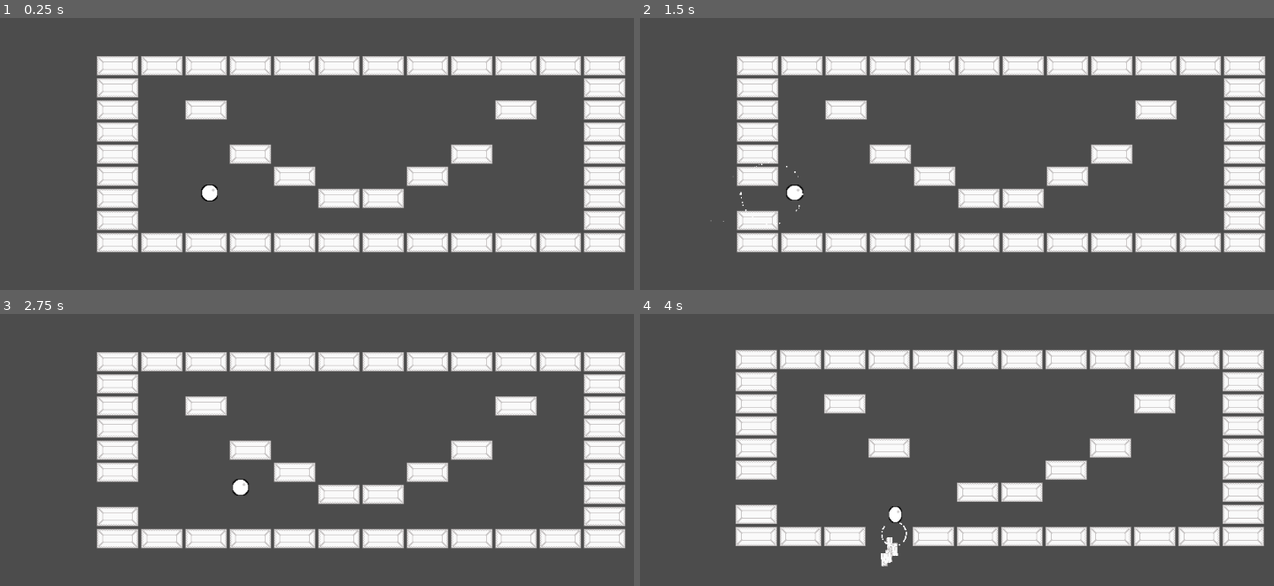
Above: before the commit, frames 1-4 (two rows, left to right).
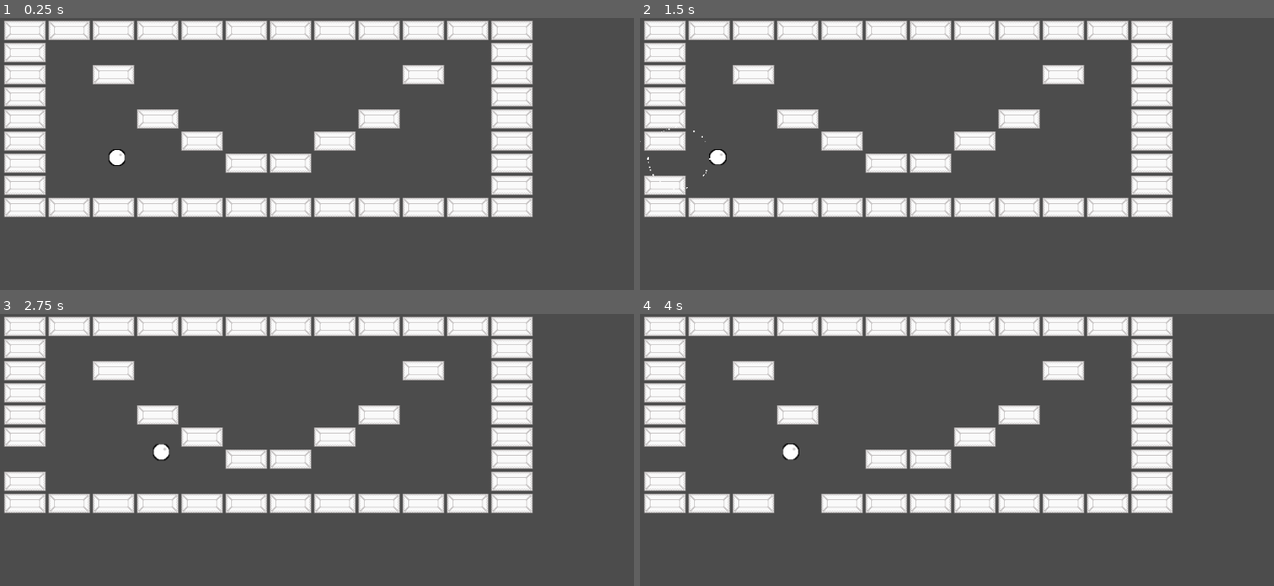
Above: after the commit, the same moments.

Repository: Anatolij-Grigorjev/Breakout4Godot
Game: Godot game, scene res://BreakoutGame.tscn
Same seed, same stepped clock (60 frames per second), same inputs: the game is played once before the commit and once after it.
Inputs (mouse positions are in pixels of both pictures, inside the frame that each line leads up to):
- Up to frame 1 (0.25 s): no input
- Up to frame 2 (1.5 s): tap Enter at 0.5 s; move the mouse to (1147, 205) at 0.52 s; tap Alt at 0.6 s; click (1147, 205) at 0.67 s; drag from (855, 246) to (outside the picture) at 1.27 s
- Up to frame 3 (2.75 s): move the mouse to (424, 430) at 2.02 s; tap Shift at 2.1 s; click (424, 430) at 2.17 s
- Up to frame 4 (4 s): drag from (outside the picture) to (779, 458) at 2.77 s; move the mouse to (1204, 583) at 3.52 s; tap Ctrl at 3.6 s; click (1204, 583) at 3.67 s

The runs differ from the first frame. In frame 1, 40% of the frame differs, in the area x 0-99%, y 0-87%; in frame 2, 39%; in frame 3, 39%; in frame 4, 38%.

Commit message:
remove ball speed change via animation

Diff:
--- a/game/BreakoutGame.tscn
+++ b/game/BreakoutGame.tscn
@@ -12,7 +12,7 @@
 script = ExtResource( 5 )
 
 [node name="Camera2D" type="Camera2D" parent="."]
-position = Vector2( 374, 247 )
+position = Vector2( 508, 298 )
 current = true
 
 [node name="ScreenShake" parent="Camera2D" instance=ExtResource( 7 )]
--- a/game/ball/Ball.tscn
+++ b/game/ball/Ball.tscn
@@ -109,18 +109,6 @@
 "update": 0,
 "values": [ Vector2( 0.75, 1 ), Vector2( 1.25, 0.9 ), Vector2( 1, 1 ) ]
 }
-tracks/2/type = "value"
-tracks/2/path = NodePath(".:speed")
-tracks/2/interp = 1
-tracks/2/loop_wrap = true
-tracks/2/imported = false
-tracks/2/enabled = true
-tracks/2/keys = {
-"times": PoolRealArray( 0, 0.1, 0.2 ),
-"transitions": PoolRealArray( 2.46229, 0.574349, 1 ),
-"update": 0,
-"values": [ 0.0, 150.0, 100.0 ]
-}
 
 [sub_resource type="Animation" id=3]
 resource_name = "hit-squish"
@@ -162,22 +150,10 @@
 "update": 0,
 "values": [ 0.0 ]
 }
-tracks/3/type = "value"
-tracks/3/path = NodePath(".:speed")
-tracks/3/interp = 1
-tracks/3/loop_wrap = true
-tracks/3/imported = false
-tracks/3/enabled = true
-tracks/3/keys = {
-"times": PoolRealArray( 0, 0.25 ),
-"transitions": PoolRealArray( 0.435275, 1 ),
-"update": 0,
-"values": [ 100.0, 0.0 ]
-}
 
 [node name="Ball" type="KinematicBody2D"]
 script = ExtResource( 2 )
-speed = 100.0
+speed = 0.0
 
 [node name="Sprite" type="Sprite" parent="."]
 texture = ExtResource( 1 )
